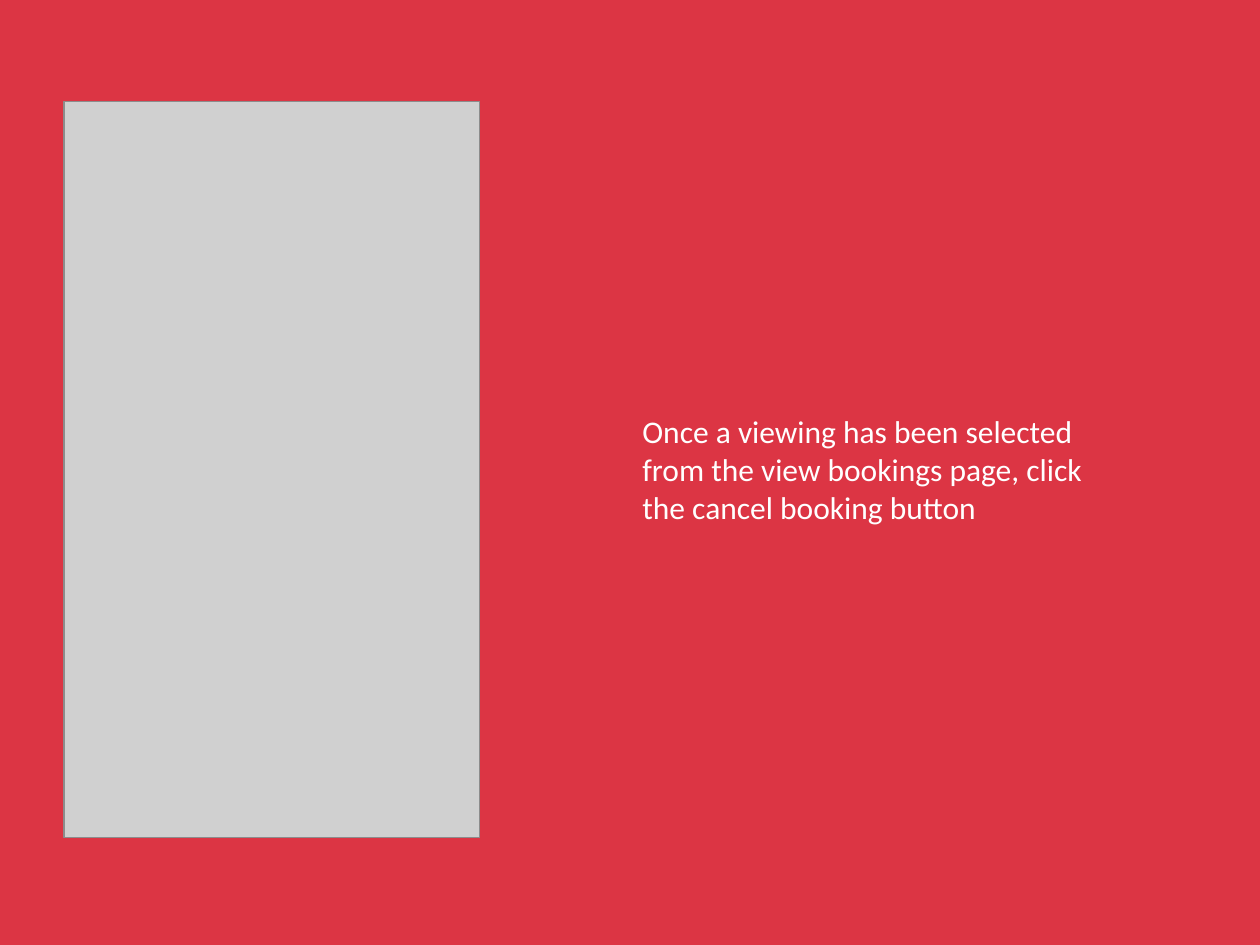
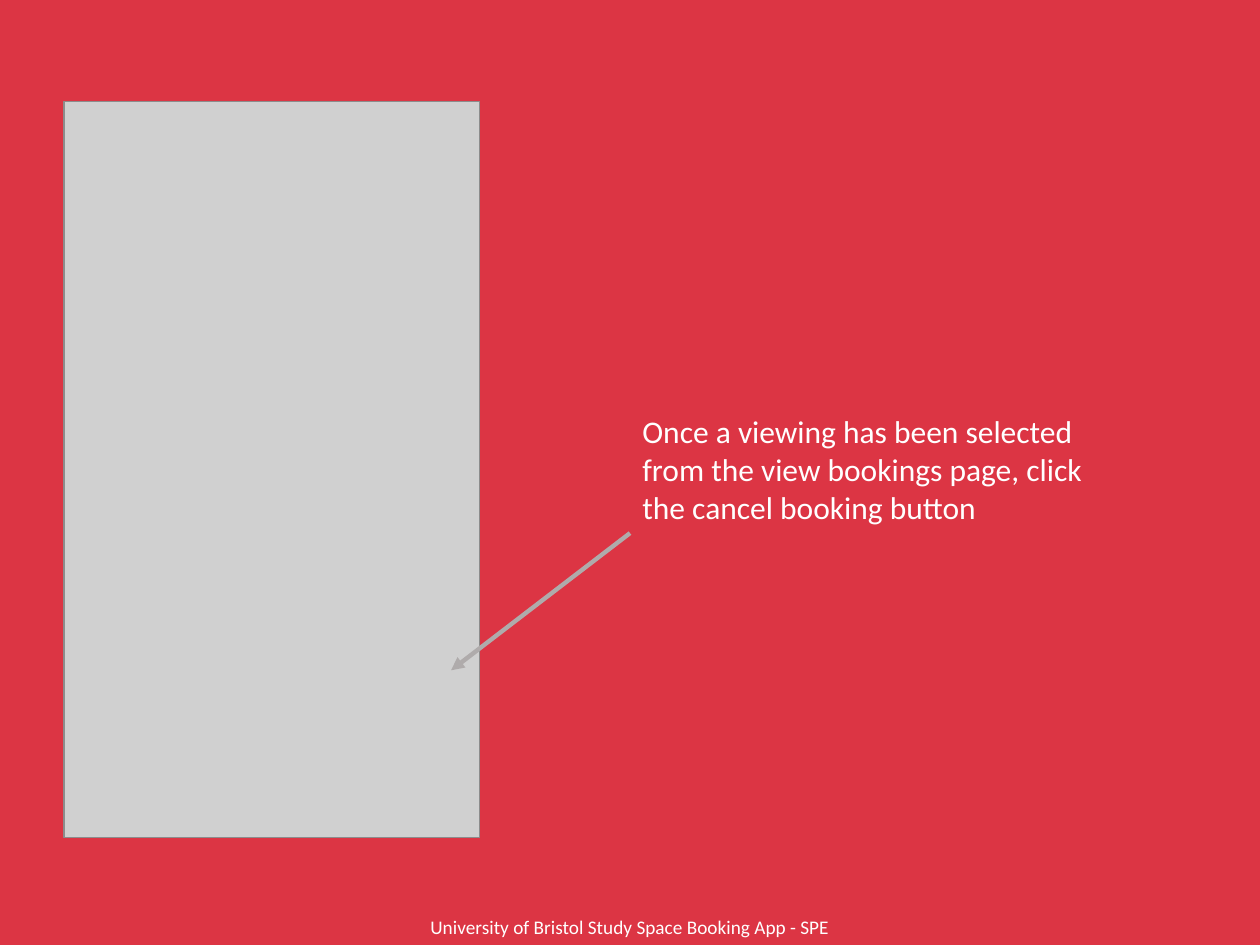
Before and after one commit to ah16165/University-Study-Space-Booking-App, a slide deck: slide 22 of Not_Main_Application/UserManual.pptx. Drawn at 1260x945 pixels with LibreOffice and Linux fonts; fonts in the diff are those of the drawing; grey boxes stand for pictures. Boxes give left, top, right and bottom in pixels: in the first picture for what was removed or moved away, otherwise in the second. Text is boxed around its words. In the diff, an @@ line names an element or a change of style, - is before the commit and + after.

```diff
--- a/Not_Main_Application/UserManual.pptx
+++ b/Not_Main_Application/UserManual.pptx
@@ arrow added from (630, 533) to (451, 670), #AFABAB 2.5 pt @@
@@ text added at <box>430,920,828,938</box>, 11 pt, text #FFFFFF @@
+University of Bristol Study Space Booking App - SPE
```
Also in this commit, not shown: 19 other slides changed, 4 slides added, 1 slide removed, 1 other file.
